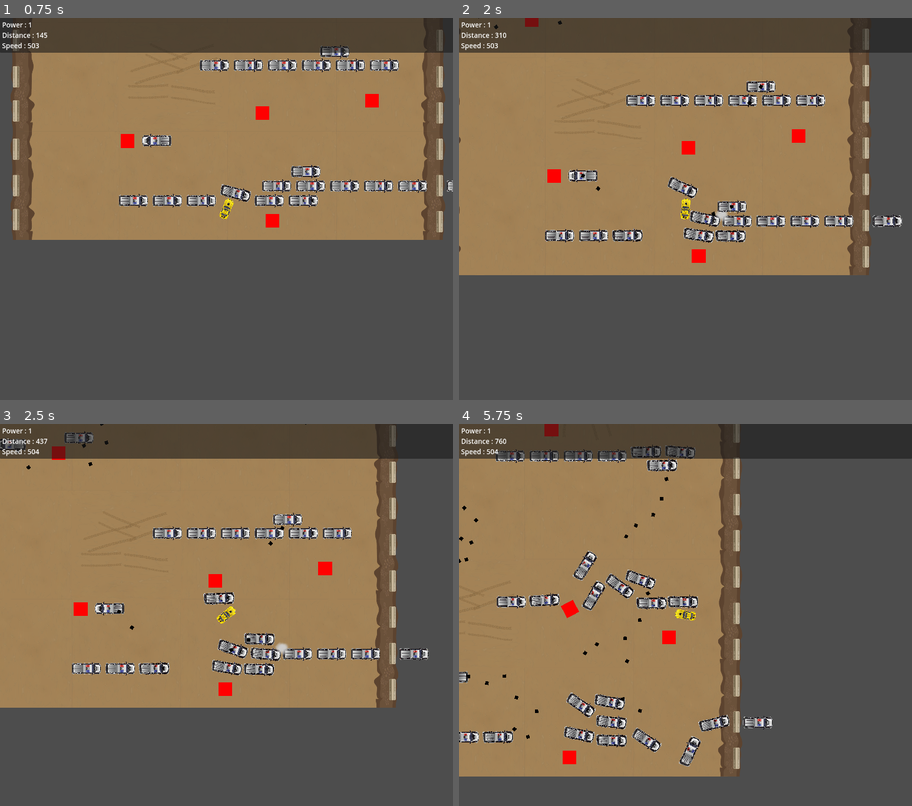
Above: before the commit, frames 1-4 (two rows, left to right).
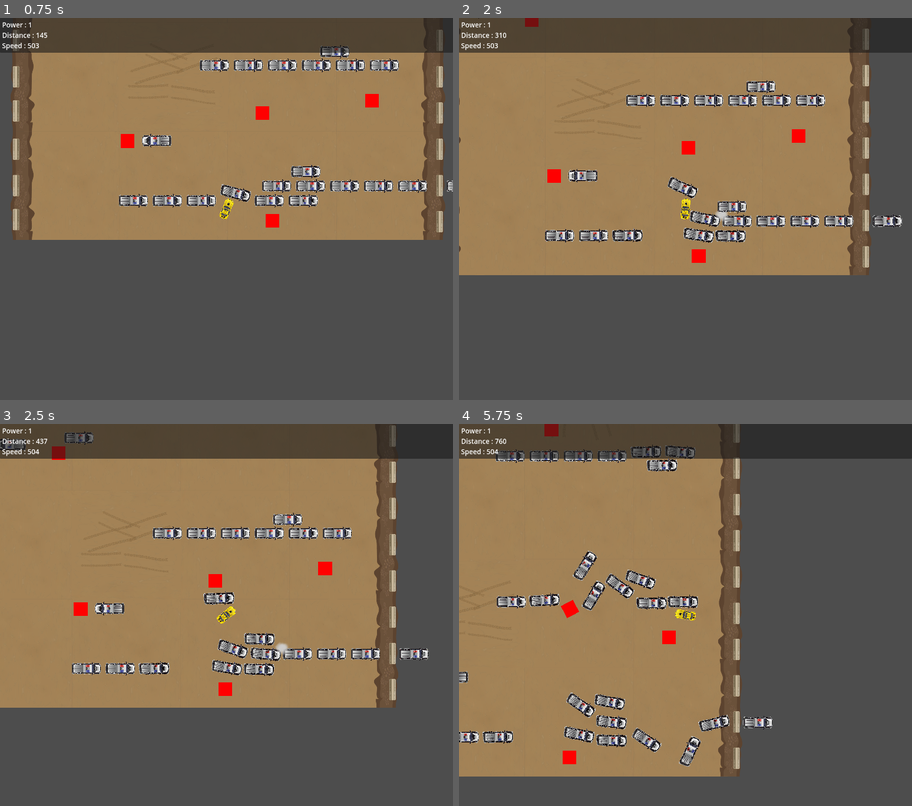
Above: after the commit, the same moments.

Repository: m-conti/gamejam-thailand-summer
Game: Godot game, scene res://level.tscn
The game is run twice, just before and just after one commit, with the same random seed, the same clock (stepped at 60 frames per second) and the same inputs.
Inputs:
- Up to frame 1 (0.75 s): hold D (right) from 0.53 s (still down)
- Up to frame 2 (2 s): release D (right) at 1.28 s; hold A (left) from 1.28 s (still down)
- Up to frame 3 (2.5 s): release A (left) at 2.03 s; hold D (right) from 2.03 s (still down)
- Up to frame 4 (5.75 s): release D (right) at 3.53 s; hold A (left) from 3.53 s (still down)

Frame 1 is identical in both runs. In frame 2, less than 0.1% of the frame differs, in the area x 7-68%, y 0-52%; in frame 3, less than 0.1%; in frame 4, 0.2%, in the area x 0-47%, y 13-83%.
Error before the commit: Invalid access to property or key 'global_position' on a base object of type 'Nil'. (res://entities/police.gd:13)

Commit message:
police without man

Diff:
--- a/entities/police.gd
+++ b/entities/police.gd
@@ -1,5 +1,4 @@
 class_name Police extends Entity
-
 
 const bullet_scene: PackedScene = preload("res://entities/bullet.tscn")
 
@@ -7,13 +6,6 @@
 @export var bullet_speed: float = 100
 var crashed: bool = false
 
-
-func _on_bullet_shoot_timeout() -> void:
-	var bullet = bullet_scene.instantiate()
-	bullet.rotation = global_position.angle_to_point(player.global_position)
-	bullet.linear_velocity = bullet_speed * Vector2.from_angle(bullet.rotation)
-
-	add_child(bullet)
 
 
 func _integrate_forces(state: PhysicsDirectBodyState2D) -> void:
--- a/entities/police.tscn
+++ b/entities/police.tscn
@@ -53,9 +53,6 @@
 scale = Vector2(2.3, 1)
 shape = SubResource("RectangleShape2D_v3nib")
 
-[node name="BulletShoot" type="Timer" parent="."]
-autostart = true
-
 [node name="Sprite2D" type="Sprite2D" parent="."]
 rotation = 1.5708
 scale = Vector2(0.1, 0.1)
@@ -69,4 +66,3 @@
 }
 
 [connection signal="body_entered" from="." to="." method="_on_body_entered"]
-[connection signal="timeout" from="BulletShoot" to="." method="_on_bullet_shoot_timeout"]
--- /dev/null
+++ b/entities/police_man.gd
@@ -0,0 +1,9 @@
+extends AnimatedSprite2D
+
+
+func _on_bullet_shoot_timeout() -> void:
+	var bullet = bullet_scene.instantiate()
+	bullet.rotation = global_position.angle_to_point(player.global_position)
+	bullet.linear_velocity = bullet_speed * Vector2.from_angle(bullet.rotation)
+
+	add_child(bullet)
--- /dev/null
+++ b/entities/police_with_police_man.tscn
@@ -0,0 +1,14 @@
+[gd_scene load_steps=4 format=3 uid="uid://b3brah3h0gcdl"]
+
+[ext_resource type="PackedScene" uid="uid://c6a1uvpnbxyih" path="res://entities/police.tscn" id="1_1tn58"]
+[ext_resource type="SpriteFrames" uid="uid://bpy3losqdpy7j" path="res://sprites/human.tres" id="2_20djd"]
+[ext_resource type="Script" uid="uid://bvnde0ovsaa04" path="res://entities/police_man.gd" id="3_tp3hp"]
+
+[node name="Police" instance=ExtResource("1_1tn58")]
+
+[node name="PoliceMan" type="AnimatedSprite2D" parent="." index="3"]
+sprite_frames = ExtResource("2_20djd")
+script = ExtResource("3_tp3hp")
+
+[node name="BulletShoot" type="Timer" parent="PoliceMan" index="0"]
+autostart = true
Not shown, added: entities/police_man.gd.uid
Not shown: 2 places in level.tscn that only renumber resources
